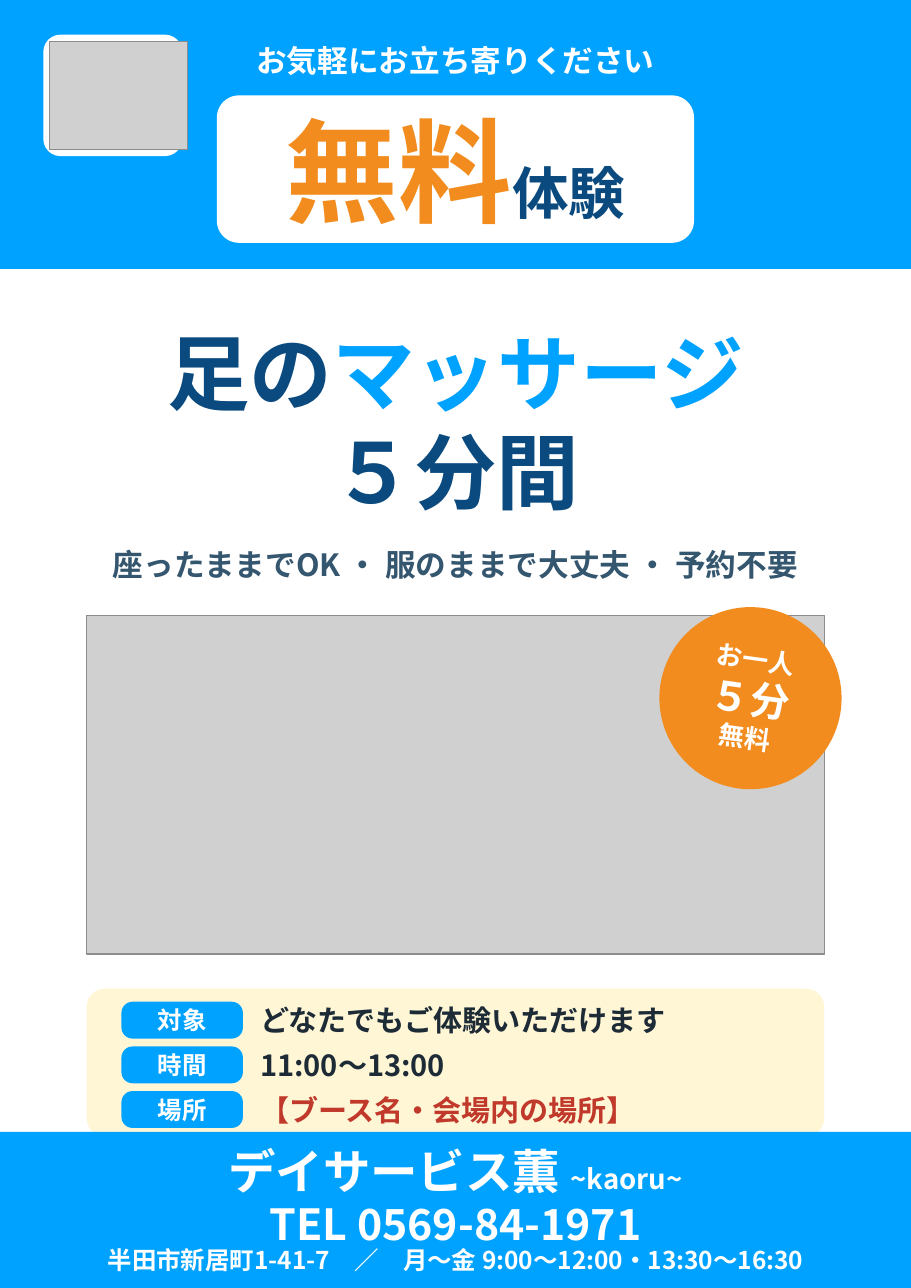
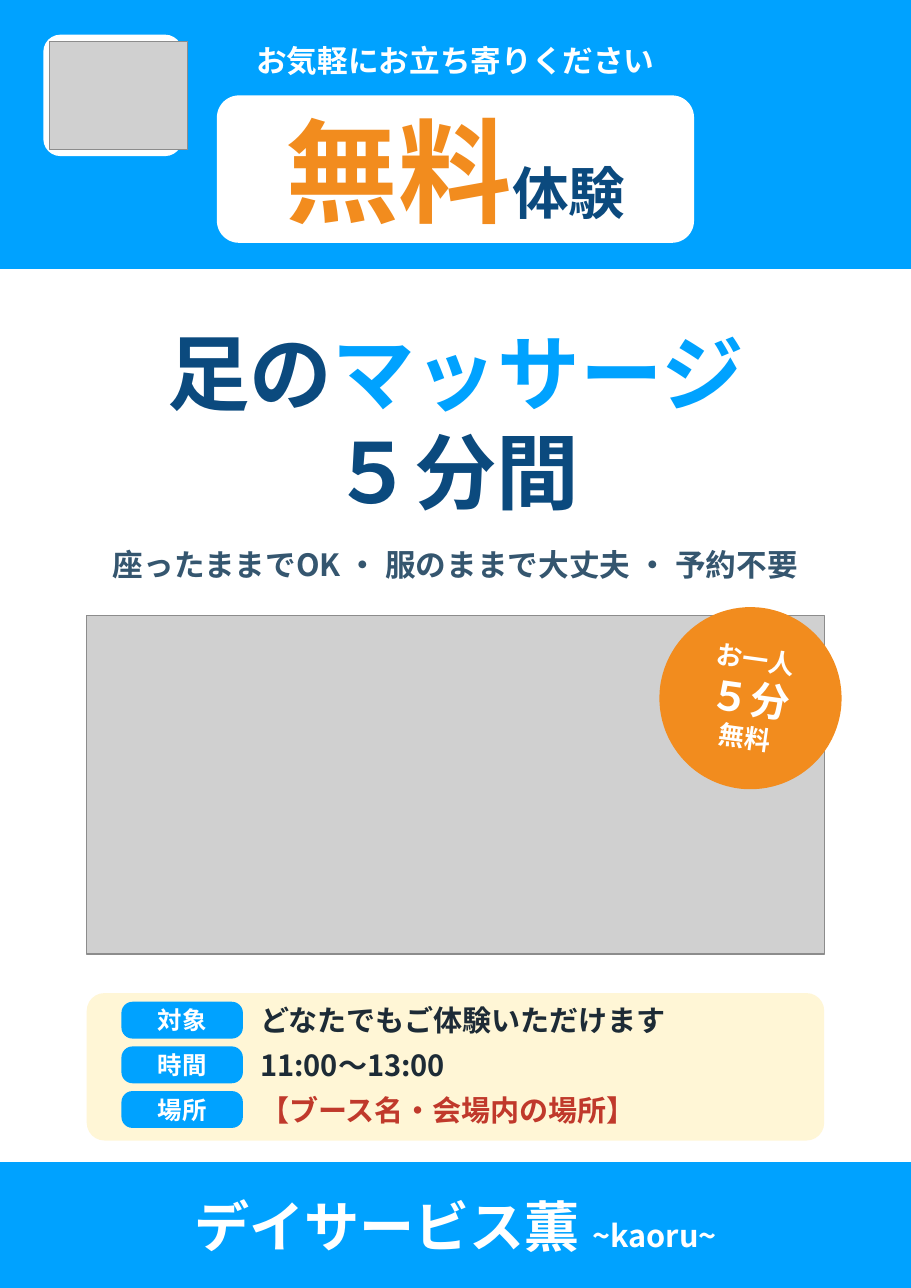
Before and after one commit to goldenglow1991-bot/goldenglow1991-bot.github.io, a slide deck: slide 1 of pop/pop.pptx. Drawn at 911x1288 pixels with LibreOffice and Linux fonts; fonts in the diff are those of the drawing; grey boxes stand for pictures. Boxes give left, top, right and bottom in pixels: in the first picture for what was removed or moved away, otherwise in the second. Text is boxed around its words. In the diff, an @@ line names an element or a change of style, - is before the commit and + after.

```diff
--- a/pop/pop.pptx
+++ b/pop/pop.pptx
@@ rounded rectangle: place and size @@
-rounded rectangle at <box>87,989,824,1137</box>
+rounded rectangle at <box>87,994,824,1141</box>
@@ rectangle: place and size @@
-rectangle at <box>0,1132,911,1288</box>
+rectangle at <box>0,1162,911,1288</box>
@@ text "デイサービス薫 ~kaoru~": place and size @@
-text "デイサービス薫 ~kaoru~" at <box>228,1148,683,1193</box>
+text "デイサービス薫 ~kaoru~" at <box>194,1199,716,1252</box>
@@ text "デイサービス薫 ~kaoru~" at <box>194,1199,716,1252</box>: size 31 to 36 pt in "デイサービス薫"; size 18 to 20 pt in "~kaoru~" @@
@@ text removed at <box>270,1208,641,1250</box> @@
-TEL 0569-84-1971
@@ text removed at <box>108,1248,803,1272</box> @@
-半田市新居町1-41-7 ／ 月〜金 9:00〜12:00・13:30〜16:30
```
Also in this commit, not shown: 3 other files.
